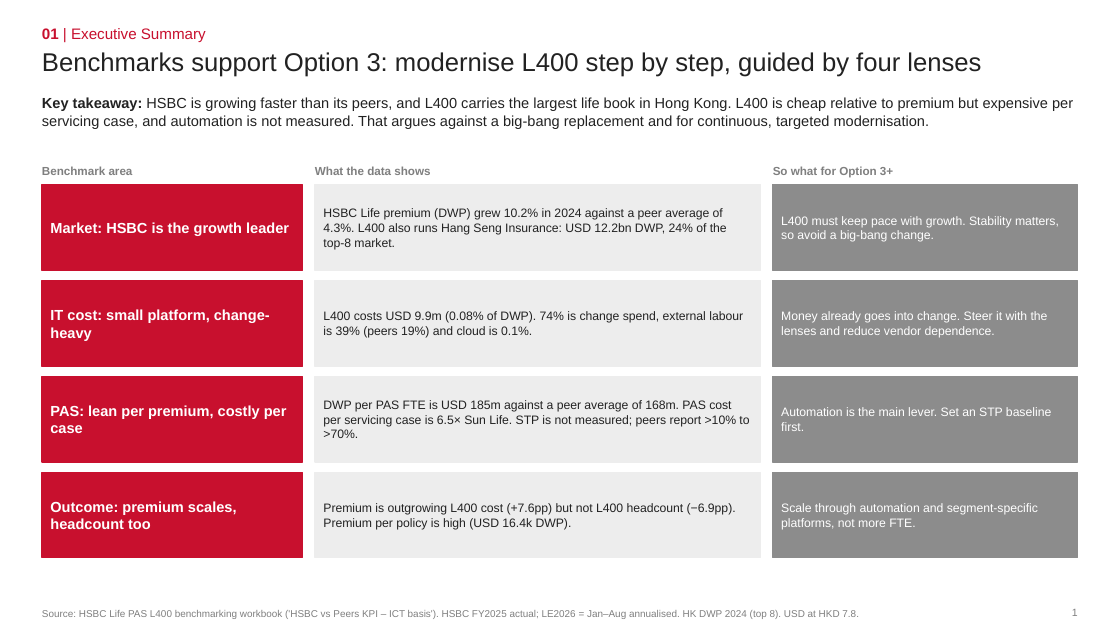
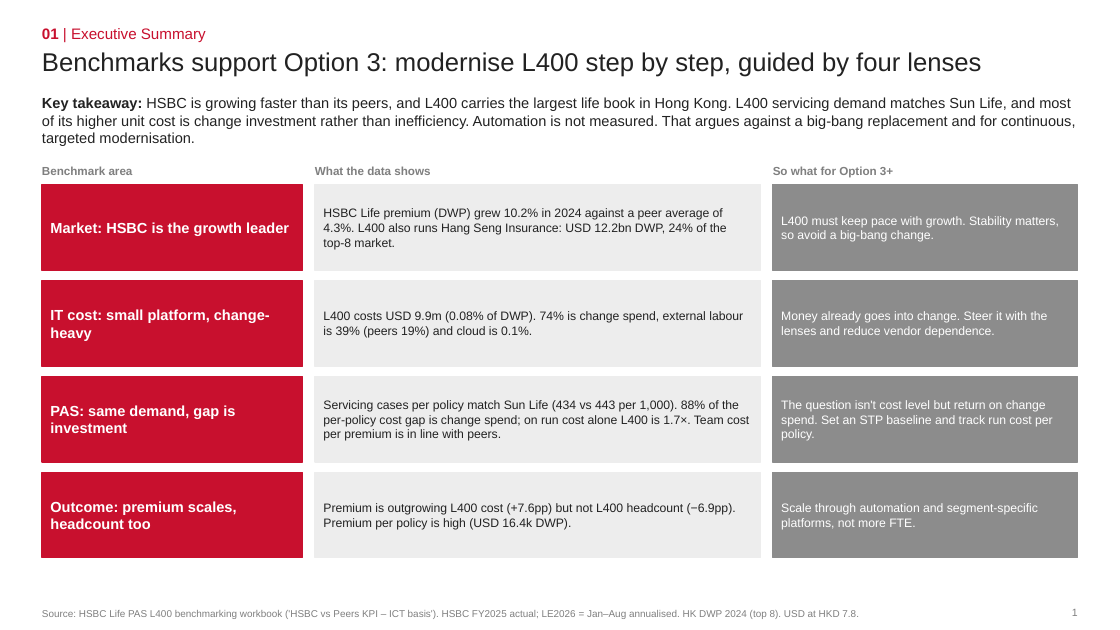
Before and after one commit to lochsamantha06/job-search-automation, a slide deck: slide 1 of deliverables/benchmark/hsbc_life_benchmark.pptx. Drawn at 1120x630 pixels with LibreOffice and Linux fonts; fonts in the diff are those of the drawing. Boxes give left, top, right and bottom in pixels: in the first picture for what was removed or moved away, otherwise in the second. Text is boxed around its words. In the diff, an @@ line names an element or a change of style, - is before the commit and + after.

```diff
--- a/deliverables/benchmark/hsbc_life_benchmark.pptx
+++ b/deliverables/benchmark/hsbc_life_benchmark.pptx
@@ text at box(42, 97, 1075, 146): text changed @@
-Key takeaway: HSBC is growing faster than its peers, and L400 carries the largest life book in Hong Kong. L400 is cheap relative to premium but expensive per servicing case, and automation is not measured. That argues against a big-bang replacement and for continuous, targeted modernisation.
+Key takeaway: HSBC is growing faster than its peers, and L400 carries the largest life book in Hong Kong. L400 servicing demand matches Sun Life, and most of its higher unit cost is change investment rather than inefficiency. Automation is not measured. That argues against a big-bang replacement and for continuous, targeted modernisation.
@@ text at box(50, 405, 235, 433): text changed @@
-PAS: lean per premium, costly per case
+PAS: same demand, gap is investment
@@ text at box(323, 400, 749, 441): text changed @@
-DWP per PAS FTE is USD 185m against a peer average of 168m. PAS cost per servicing case is 6.5× Sun Life. STP is not measured; peers report >10% to >70%.
+Servicing cases per policy match Sun Life (434 vs 443 per 1,000). 88% of the per-policy cost gap is change spend; on run cost alone L400 is 1.7×. Team cost per premium is in line with peers.
@@ text at box(781, 400, 1053, 441): text changed @@
-Automation is the main lever. Set an STP baseline first.
+The question isn't cost level but return on change spend. Set an STP baseline and track run cost per policy.
```
Also in this commit, not shown: 5 other slides changed, 3 slides added, 1 other file.
